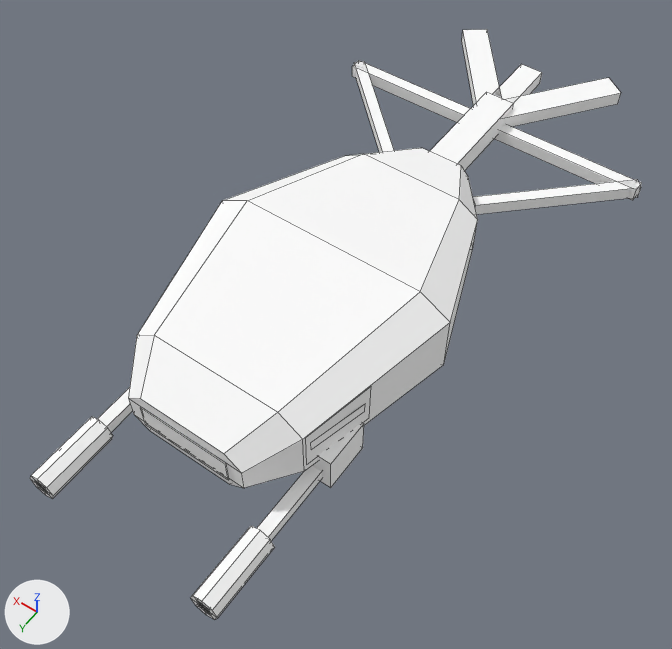
The OBJ model src/main/resources/assets/data_energistics/models/item/weapon_platform/drones/white/body.obj, before and after one commit.
One viewpoint serves both versions: a camera (50 mm lens) standing at (-0.25, 0.53, 2.006) and looking at (0.481, -0.493, 0.4). The lights are fixed; the arrows at lower left show +X, +Y and +Z. The older version comes first. Mesh edges are drawn as thin lines. Where no turn or scale is listed for an object, it has been applied to the vertices.

The older version as bpy lines, for what is in view:
```python
ob_left_cannon_barrel = bpy.data.objects.new('left_cannon_barrel', me_left_cannon_barrel)
ob_left_cannon_barrel.location = (0.0, 0.0, 0.0)
ob_left_cannon_octagonal_jacket = bpy.data.objects.new('left_cannon_octagonal_jacket', me_left_cannon_octagonal_jacket)
ob_left_cannon_octagonal_jacket.location = (0.0, 0.0, 0.0)
ob_left_cannon_root_mount = bpy.data.objects.new('left_cannon_root_mount', me_left_cannon_root_mount)
ob_left_cannon_root_mount.location = (0.0, 0.0, 0.0)
ob_right_cannon_barrel = bpy.data.objects.new('right_cannon_barrel', me_right_cannon_barrel)
ob_right_cannon_barrel.location = (0.0, 0.0, 0.0)
ob_right_cannon_octagonal_jacket = bpy.data.objects.new('right_cannon_octagonal_jacket', me_right_cannon_octagonal_jacket)
ob_right_cannon_octagonal_jacket.location = (0.0, 0.0, 0.0)
ob_tail_frame_left_rail = bpy.data.objects.new('tail_frame_left_rail', me_tail_frame_left_rail)
ob_tail_frame_left_rail.location = (0.0, 0.0, 0.0)
# also in view: 'front_optical_visor' at (0.5, -0.035, 0.503); 'fuselage_faceted_shell' at (0.5, -0.487, 0.528); 'body_left_side_panel' at (0.28, -0.22, 0.529); 'tail_frame_right_rail' at (0.754, -1.043, 0.483); 'tail_center_stem' at (0.5, -1.055, 0.513)
```
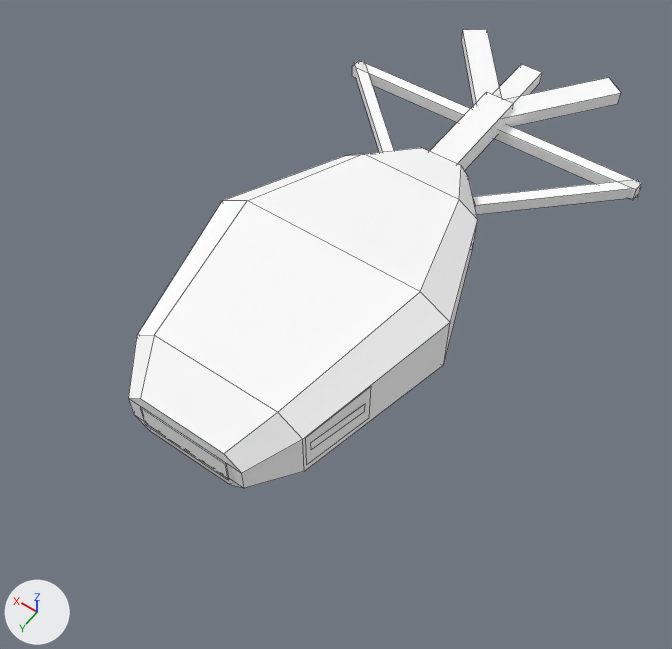
What changed in the scene script:
```text
Remove ob_left_cannon_barrel:
    ob_left_cannon_barrel = bpy.data.objects.new('left_cannon_barrel', me_left_cannon_barrel)
    ob_left_cannon_barrel.location = (0.0, 0.0, 0.0)
Remove ob_left_cannon_octagonal_jacket:
    ob_left_cannon_octagonal_jacket = bpy.data.objects.new('left_cannon_octagonal_jacket', me_left_cannon_octagonal_jacket)
    ob_left_cannon_octagonal_jacket.location = (0.0, 0.0, 0.0)
Remove ob_left_cannon_root_mount:
    ob_left_cannon_root_mount = bpy.data.objects.new('left_cannon_root_mount', me_left_cannon_root_mount)
    ob_left_cannon_root_mount.location = (0.0, 0.0, 0.0)
Remove ob_right_cannon_barrel:
    ob_right_cannon_barrel = bpy.data.objects.new('right_cannon_barrel', me_right_cannon_barrel)
    ob_right_cannon_barrel.location = (0.0, 0.0, 0.0)
Remove ob_right_cannon_octagonal_jacket:
    ob_right_cannon_octagonal_jacket = bpy.data.objects.new('right_cannon_octagonal_jacket', me_right_cannon_octagonal_jacket)
    ob_right_cannon_octagonal_jacket.location = (0.0, 0.0, 0.0)
```

What differs and where, as boxes (x1, y1, x2, y2) in the pictures (672 x 649 px):
'left_cannon_octagonal_jacket', deleted: before (190, 526, 275, 619)
'right_cannon_octagonal_jacket', deleted: before (30, 417, 113, 499)
'left_cannon_barrel', deleted: before (198, 466, 322, 614)
'left_cannon_root_mount', deleted: before (312, 422, 364, 488)
'right_cannon_barrel', deleted: before (37, 387, 132, 494)
